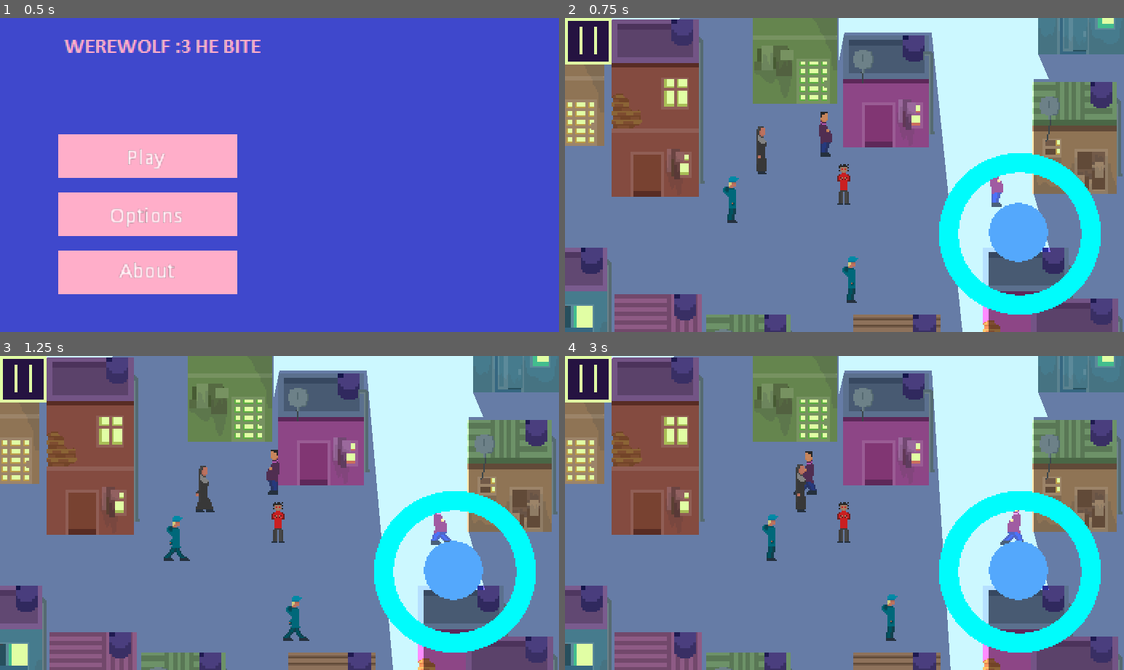
Above: before the commit, frames 1-4 (two rows, left to right).
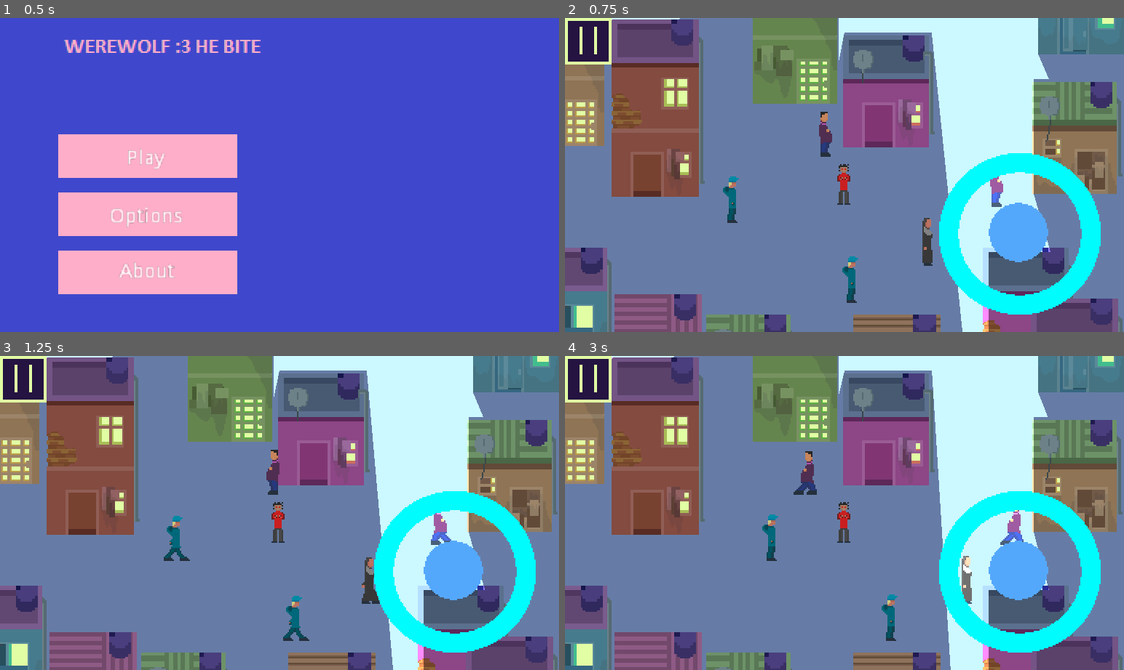
Above: after the commit, the same moments.

Repository: StitchedTeam/werewolf
Game: Godot game, scene res://GameScenes/MainMenu.tscn
Two runs of this game, one before a commit and one after it. Both use one fixed random seed, a clock stepped at 60 frames per second and the inputs below.
Inputs (mouse positions are in pixels of both pictures, inside the frame that each line leads up to):
- Up to frame 1 (0.5 s): no input
- Up to frame 2 (0.75 s): click "Play" at 0.5 s
- Up to frame 3 (1.25 s): no input
- Up to frame 4 (3 s): move the mouse to (967, 497) at 1.27 s; press the mouse at (967, 497) at 1.28 s; move the mouse to (732, 528) at 2.02 s; release the mouse at (732, 528) at 2.03 s; tap X (fire) at 2.1 s; move the mouse to (900, 443) at 2.77 s; press the mouse at (900, 443) at 2.78 s

Frame 1 is identical in both runs. In frame 2, 0.5% of the frame differs, in the area x 34-66%, y 34-79%; in frame 3, 0.6%, in the area x 35-68%, y 34-79%; in frame 4, 0.5%.

Commit message:
Refined sandbox for testing

Diff:
--- a/Werewolf/Characters/Enemies/GenericEnemy.gd
+++ b/Werewolf/Characters/Enemies/GenericEnemy.gd
@@ -149,7 +149,6 @@
 func death_animation_end():
 	GameGlobals.life += 10
 	GameGlobals.enemies_alive[String(area)] -= 1
-	print(GameGlobals.enemies_alive)
 	get_tree().queue_delete(self)
 	pass
 
--- a/Werewolf/Sandbox/Sandbox.tscn
+++ b/Werewolf/Sandbox/Sandbox.tscn
@@ -47,7 +47,7 @@
 [node name="Shepherds" type="Node2D" parent="."]
 
 [node name="Shepherd" parent="Shepherds" instance=ExtResource( 6 )]
-position = Vector2( 150, 83.7354 )
+position = Vector2( 264, 146.586 )
 patrol_offset = 45
 area = 1
 
Not shown: 2 places in Werewolf/Resources/main_theme.tres that only renumber resources
